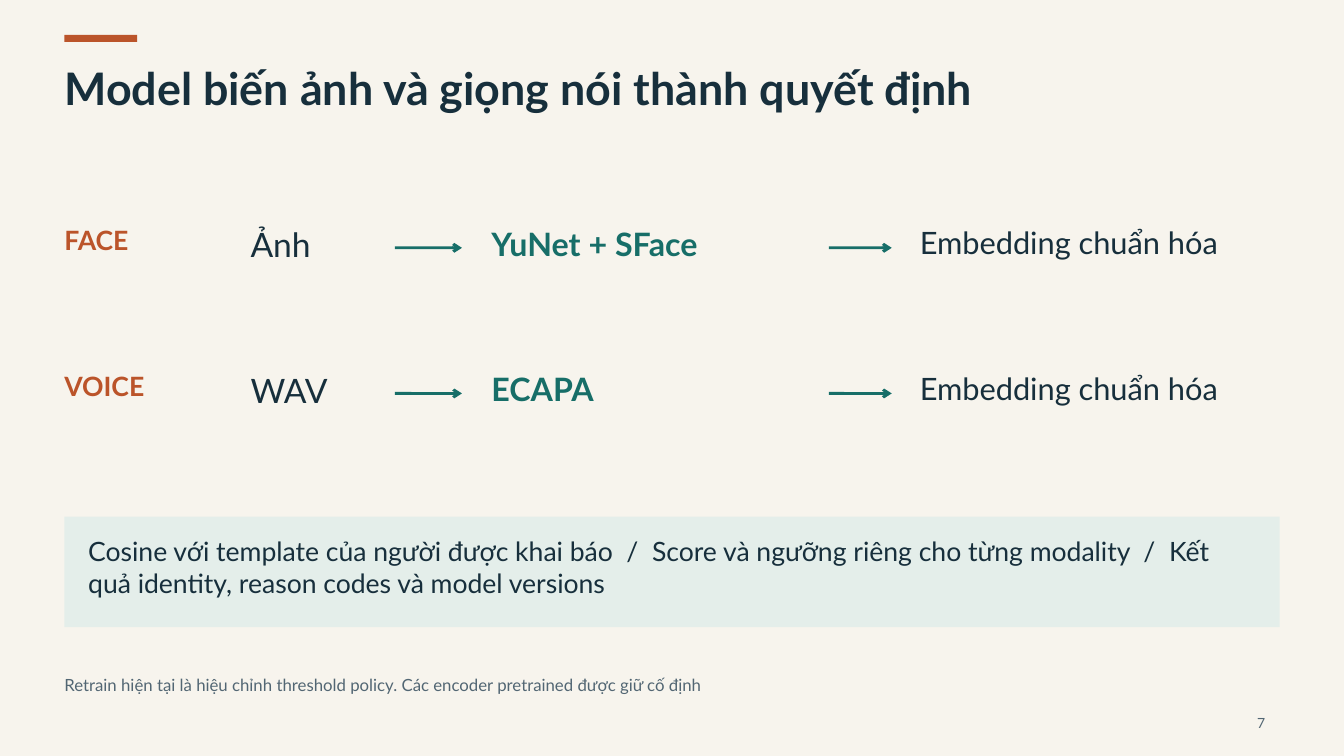
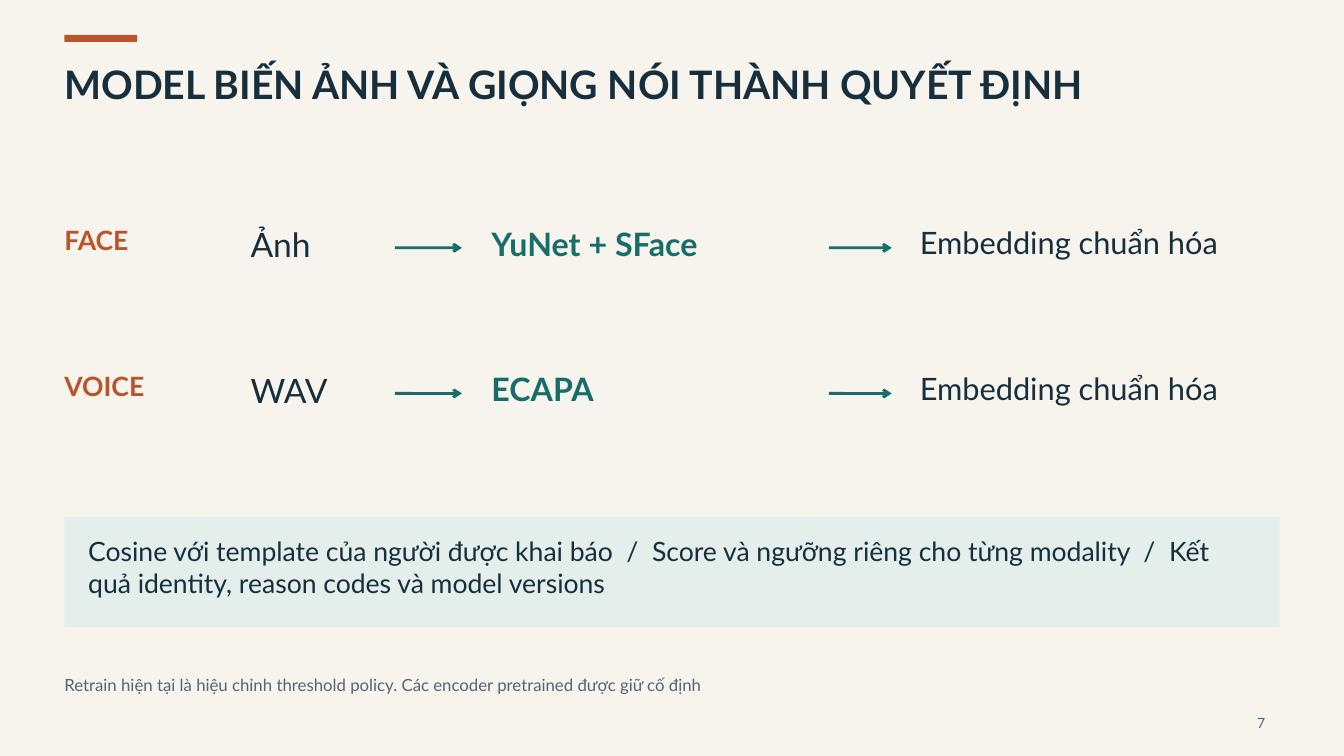
Before and after one commit to FSB-MSA36HN/DDM501-face-voice-proctoring, a slide deck: slide 7 of docs/presentation/DDM501_Defense_15p_Demo13p_QA10p.pptx. Drawn at 1344x756 pixels with LibreOffice and Linux fonts; fonts in the diff are those of the drawing. Boxes give left, top, right and bottom in pixels: in the first picture for what was removed or moved away, otherwise in the second. Text is boxed around its words. In the diff, an @@ line names an element or a change of style, - is before the commit and + after.

```diff
--- a/docs/presentation/DDM501_Defense_15p_Demo13p_QA10p.pptx
+++ b/docs/presentation/DDM501_Defense_15p_Demo13p_QA10p.pptx
@@ text at box(64, 65, 1083, 107): text changed; size 32 to 28 pt @@
-Model biến ảnh và giọng nói thành quyết định
+MODEL BIẾN ẢNH VÀ GIỌNG NÓI THÀNH QUYẾT ĐỊNH
```
Also in this commit, not shown: 31 other slides changed, 2 other files.
